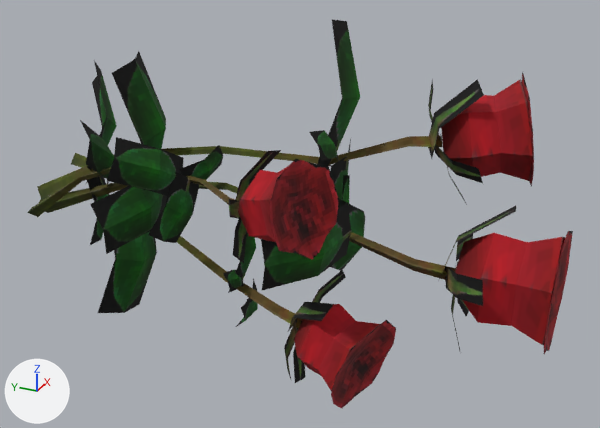
One commit to the OBJ model sceneobjs/huisuo_dongxue_209/common/huisuo_dongxue_209_hua02.obj: the scene before it, then after it.
Camera for both pictures: a 50 mm lens placed at (-48.5, -45.0, 26.3), pointed at (1.8, -22.4, 1.2). Arrows for +X, +Y and +Z are at lower left; the lights stay in place. Where no turn or scale is listed for an object, it has been applied to the vertices.

The first picture shows 'huisuo_dongxue_209_hua02'.
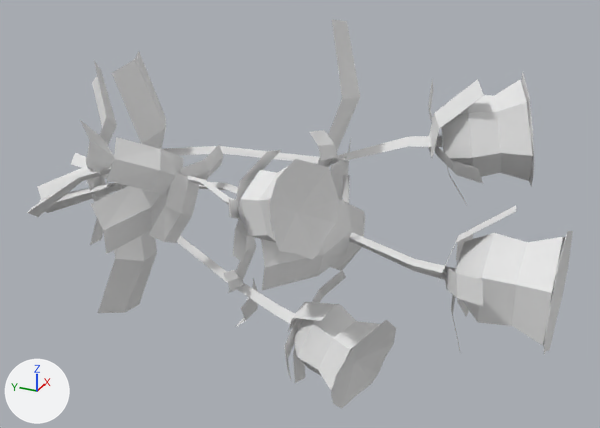
Pixel boxes [x1, y1, x2, y2] of what changed, in the pictures (600 x 428 px):
'huisuo_dongxue_209_hua02', recoloured
    both: [27, 20, 573, 408]

Edits to the bpy script that builds the scene:
```text
Add mat_material_1_1:
    mat_material_1_1 = principled_material('material_1')
    mat_material_1_1.base_color = (0.8, 0.8, 0.8)  # white #e7e7e7
    mat_material_1_1.roughness = 1.0
Change me_huisuo_dongxue_209_hua02:
    where me_huisuo_dongxue_209_hua02.from_pydata(...)  # 499 vertices, 532 faces; spans x -10.9..14.5, y -41.1..0.4, z -8.5..14.8
    remove me_huisuo_dongxue_209_hua02.materials.append(mat_material_1)  # picture img_huisuo_dongxue_209_hua01_png
    add me_huisuo_dongxue_209_hua02.materials.append(mat_material_1_1)  # white #e7e7e7
```
